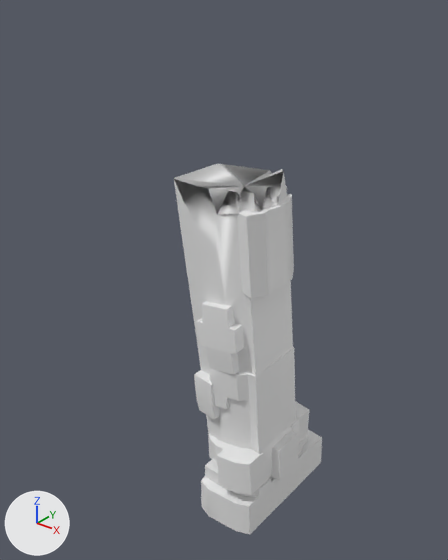
What one commit did to the OBJ model src/main/resources/assets/kn8/meshes/mina/leg_right.obj.
Camera for both pictures: a 50 mm lens placed at (0.764, -0.799, 1.046), pointed at (0.053, 0.089, 0.495). The lights are fixed; the arrows at lower left show +X, +Y and +Z. The picture after the commit comes second. Where no turn or scale is listed for an object, it has been applied to the vertices. Vertices at exactly the same position are counted once.

The scene before the commit, as lines of its bpy script (objects in view):
```python
me_leg_right = bpy.data.meshes.new('leg_right')
me_leg_right.from_pydata(...)  # 529 vertices, 1051 faces; spans x 0.007..0.236, y -0.049..0.257, z 0.0..0.741
ob_leg_right = bpy.data.objects.new('leg_right', me_leg_right)
ob_leg_right.location = (0.0, 0.0, 0.0)
```
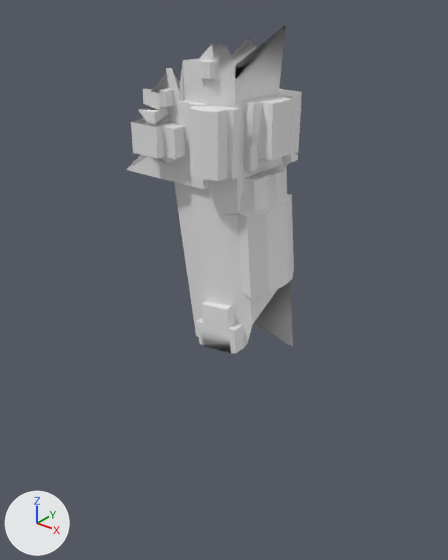
What the commit changed:
me_leg_right is used by ob_leg_right; location (0.0, 0.0, 0.0).
me_leg_right had 529 vertices, 1051 faces and spanned x 0.007..0.236, y -0.049..0.257, z 0.0..0.741.
me_leg_right now has 408 vertices, 811 faces and spans x -0.096..0.204, y -0.061..0.197, z 0.363..0.976.
me_leg_right part 1: 397 vertices removed from x 0.055..0.236, y -0.049..0.257, z 0.0..0.531; 1 vertex added at x 0.129, y 0.08, z 0.432.
me_leg_right part 2: 1 vertex removed from x 0.121, y 0.061, z 0.713; 276 vertices added at x -0.096..0.189, y -0.061..0.197, z 0.72..0.976.

Location of each change, (x1, y1, x2, y2) in pixels of the pictures (448 x 560 px):
'leg_right', reshaped (19% wider, 12% shorter): before (174, 164, 322, 534); after (126, 26, 302, 353)
part 1 of me_leg_right, cut back: before (194, 281, 322, 534); after (254, 281, 293, 347)
part 2 of me_leg_right, built on: before (174, 164, 287, 215); after (126, 26, 302, 215)
